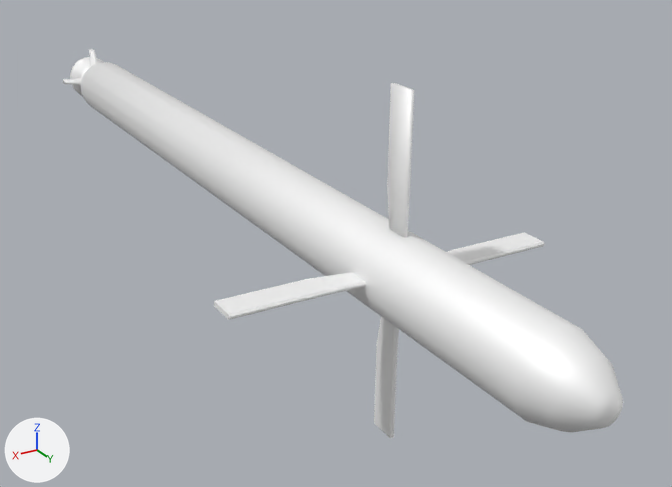
What one commit did to the glTF model fortuna-bot-web/games/airdef/models/msl_manpads.glb.
Before and after are seen from a 50 mm lens placed at (0.617, 1.329, 0.501), pointed at (-0.11, 0.118, -0.104). Every picture has the same lights, and +X, +Y and +Z are marked at lower left. The older version comes first.

Names of what the first picture shows: 'body|glass', 'body|glass.001'.
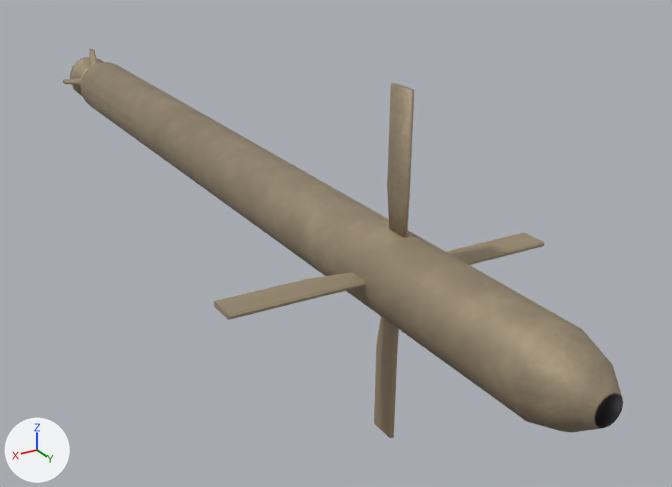
Pixel boxes [x1, y1, x2, y2] of what changed, in the pictures (672 x 487 px):
'body|glass', surface changed (white to brown): [63, 49, 623, 433] in both
'body|glass.001', surface changed: [214, 83, 544, 438] in both

What changed in the scene script:
```text
Add img_image_1:
    img_image_1 = load_image('Image_1', '_unpacked/Image_1', 256, 256, 'sRGB')
Add img_image_0:
    img_image_0 = load_image('Image_0', '_unpacked/Image_0', 256, 256, 'sRGB')
Change mat_rocket:
    where n0 = _N.new('ShaderNodeBsdfPrincipled'); n0.name = 'Principled BSDF'
    remove n0.inputs[0].default_value = (1.0, 1.0, 1.0, 1.0)  # 'Base Color', white #ffffff
    add n2 = _N.new('ShaderNodeMath'); n2.name = 'Math'
    add n2.operation = 'SUBTRACT'
    add n2.inputs[0].default_value = 1.0  # 'Value'
    add n3 = _N.new('ShaderNodeMath'); n3.name = 'Math.001'
    add n3.operation = 'LESS_THAN'
    add n4 = _N.new('ShaderNodeTexImage'); n4.name = 'Image Texture'
    add n4.image = img_image_0
    add _L.new(n2.outputs[0], n0.inputs[4])  # 'Value' to 'Alpha'
    add _L.new(n3.outputs[0], n2.inputs[1])  # 'Value' to 'Value'
    add _L.new(n4.outputs[0], n0.inputs[0])  # 'Color' to 'Base Color'
    add _L.new(n4.outputs[1], n3.inputs[0])  # 'Alpha' to 'Value'
Change mat_stab:
    where n0 = _N.new('ShaderNodeBsdfPrincipled'); n0.name = 'Principled BSDF'
    remove n0.inputs[0].default_value = (1.0, 1.0, 1.0, 1.0)  # 'Base Color', white #ffffff
    add n2 = _N.new('ShaderNodeMath'); n2.name = 'Math'
    add n2.operation = 'SUBTRACT'
    add n2.inputs[0].default_value = 1.0  # 'Value'
    add n3 = _N.new('ShaderNodeMath'); n3.name = 'Math.001'
    add n3.operation = 'LESS_THAN'
    add n4 = _N.new('ShaderNodeTexImage'); n4.name = 'Image Texture'
    add n4.image = img_image_1
    add _L.new(n2.outputs[0], n0.inputs[4])  # 'Value' to 'Alpha'
    add _L.new(n3.outputs[0], n2.inputs[1])  # 'Value' to 'Value'
    add _L.new(n4.outputs[0], n0.inputs[0])  # 'Color' to 'Base Color'
    add _L.new(n4.outputs[1], n3.inputs[0])  # 'Alpha' to 'Value'
```
